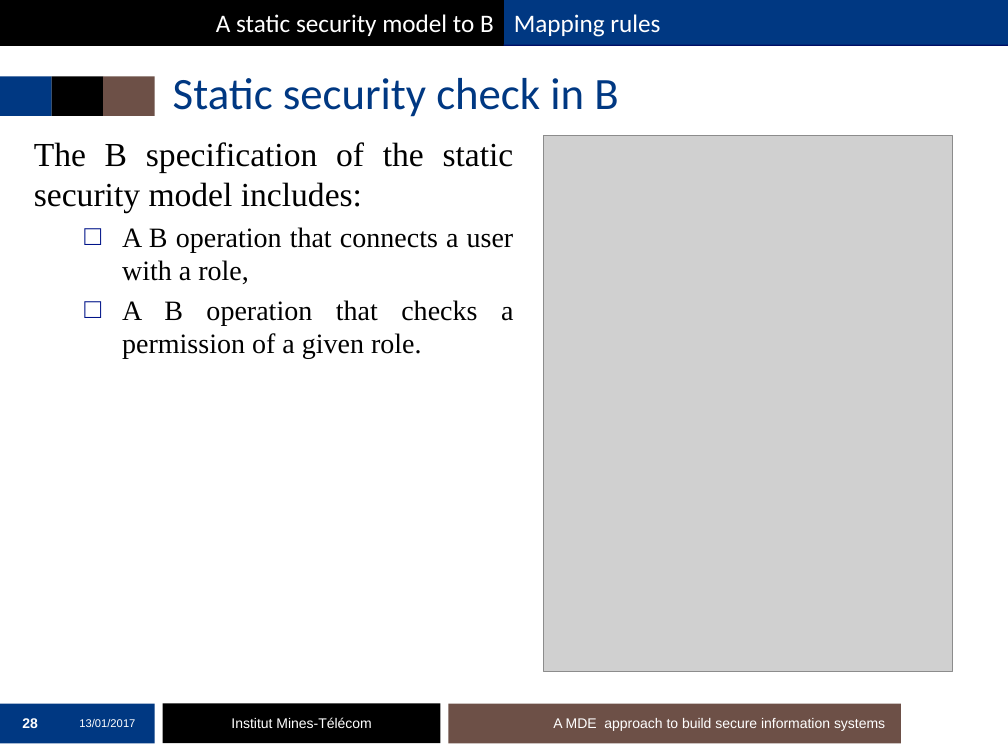
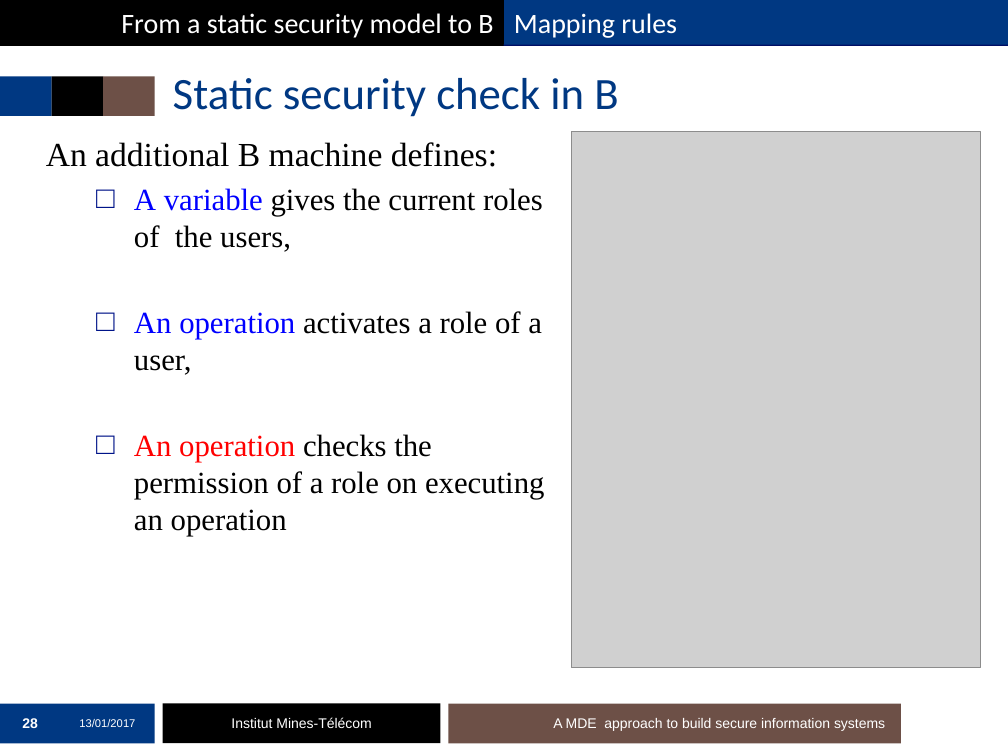
Before and after one commit to mai-ng/phdDefense, a slide deck: slide 28 of slides/presentation-defense.pptx. Drawn at 1008x756 pixels with LibreOffice and Linux fonts; fonts in the diff are those of the drawing; grey boxes stand for pictures; background and template pictures are left out. Boxes give left, top, right and bottom in pixels: in the first picture for what was removed or moved away, otherwise in the second. Text is boxed around its words. In the diff, an @@ line names an element or a change of style, - is before the commit and + after.

```diff
--- a/slides/presentation-defense.pptx
+++ b/slides/presentation-defense.pptx
@@ text in rectangle at (121,13,493,38): text changed; size 18 to 20 pt @@
-A static security model to B
+From a static security model to B
@@ rectangle "Mapping rules" at (504,0,1008,44): size 18 to 20 pt @@
@@ text at (46,142,544,536): text changed; size 20 to 22 pt @@
-The B specification of the static security model includes:
-  □ A B operation that connects a user with a role,
-  □ A B operation that checks a permission of a given role.
+An additional B machine defines:
+  □ A variable gives the current roles of the users,
+  □ An operation activates a role of a user,
+  □ An operation checks the permission of a role on executing an operation
@@ picture: place and size @@
-picture at (543,136,953,672)
+picture at (572,132,981,668)
```
Also in this commit, not shown: 63 other slides changed, 2 slides added, 5 slides removed.
